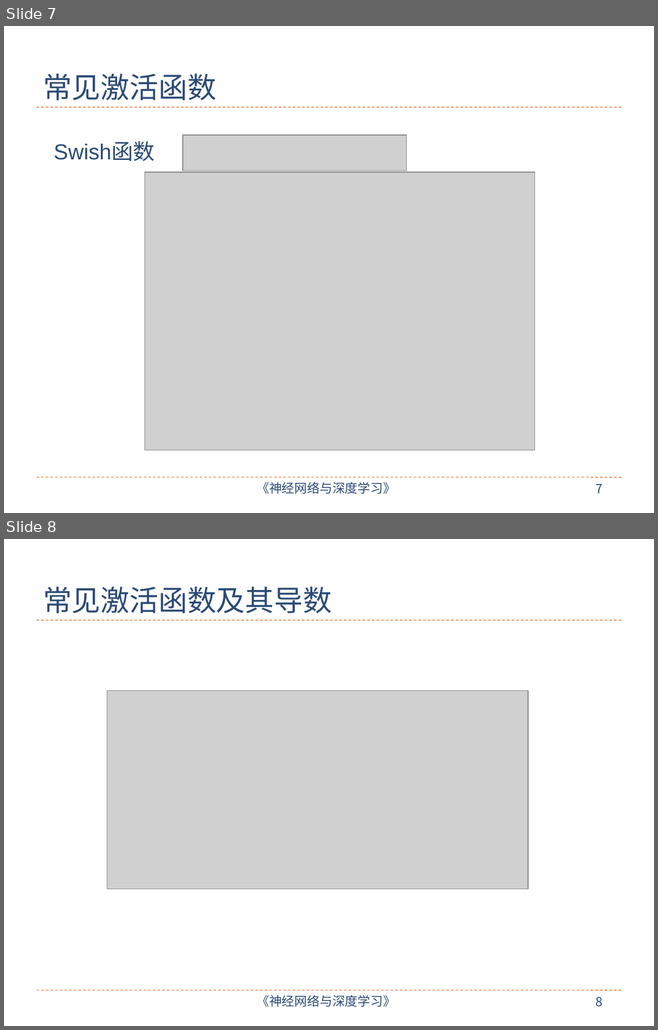
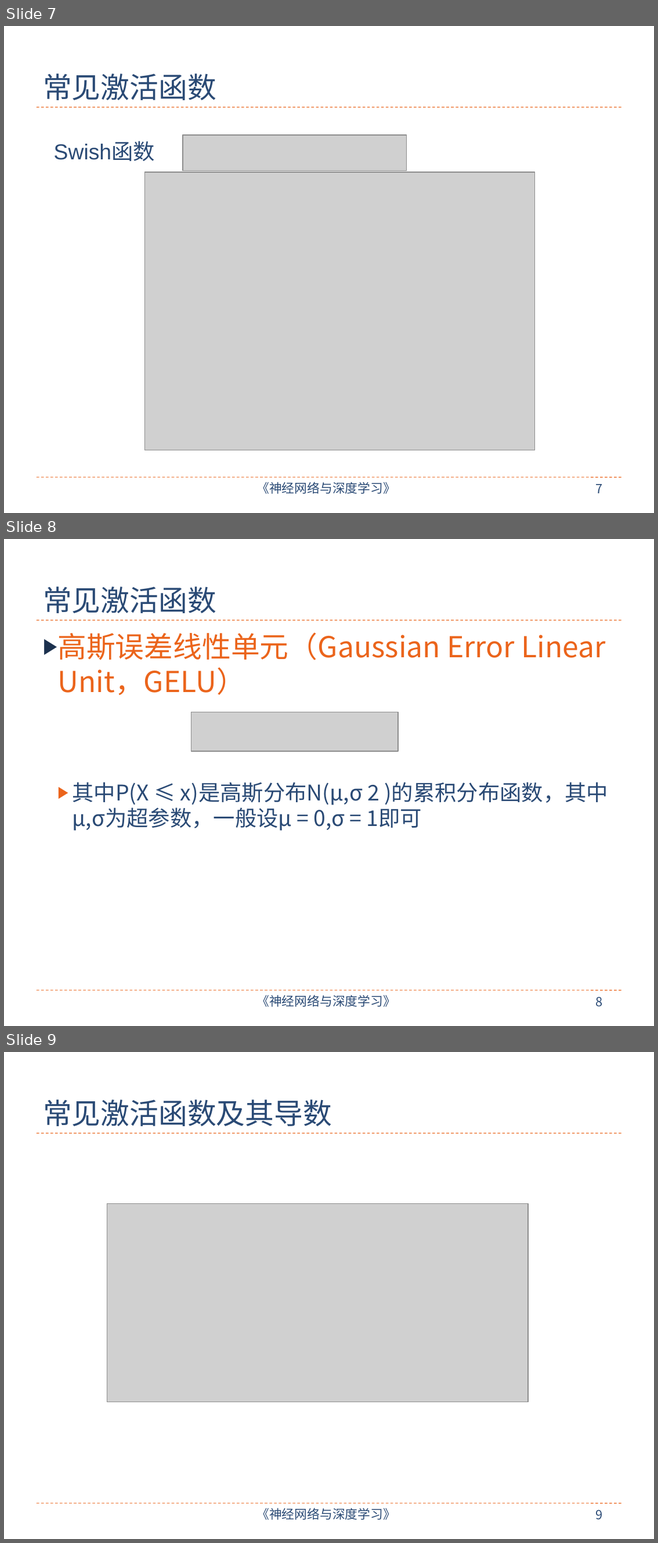
Before and after one commit to nndl/nndl.github.io, a slide deck: ppt/chap-前馈神经网络.pptx. Shown one above the other, each under a label of ours: slides 7 and 8 before the commit, slides 7, 8 and 9 after it. The pictures are 658x1030 and 658x1543 pixels, drawn with LibreOffice and Linux fonts; fonts in the diff are those of the drawing; grey boxes stand for pictures. Boxes give left, top, right and bottom in pixels: in the first picture for what was removed or moved away, otherwise in the second. Text is boxed around its words. In the diff, an @@ line names an element or a change of style, - is before the commit and + after.

```diff
--- a/ppt/chap-前馈神经网络.pptx
+++ b/ppt/chap-前馈神经网络.pptx
@@ slide 8 added at [4,539,654,1026], background #FFFFFF; not listed: 4 template elements that a slide beside it also shows @@
@@ title added at [43,587,216,613], 32 pt, text #2A4A75 @@
+常见激活函数
@@ text added at [57,632,608,831], 24 pt, text #2A4A75 @@
+▶ 高斯误差线性单元（Gaussian Error Linear Unit，GELU）
+  ▶ 其中P(X ≤ x)是高斯分布N(µ,σ 2 )的累积分布函数，其中µ,σ为超参数，一般设µ = 0,σ = 1即可
@@ picture added at [191,712,398,751] @@
@@ what was slide 8 is now slide 9 @@
@@ page number at [595,1510,602,1520]: text changed @@
-8
+9
```
Also in this commit, not shown: 8 slides changed, 4 other slides added.
